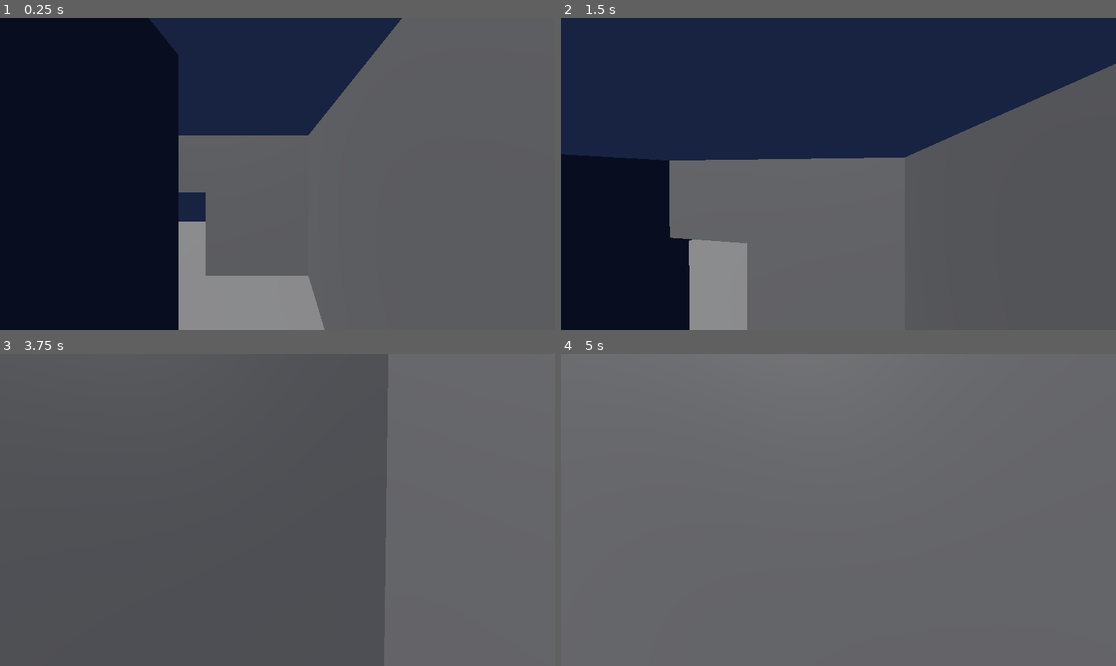
Above: before the commit, frames 1-4 (two rows, left to right).
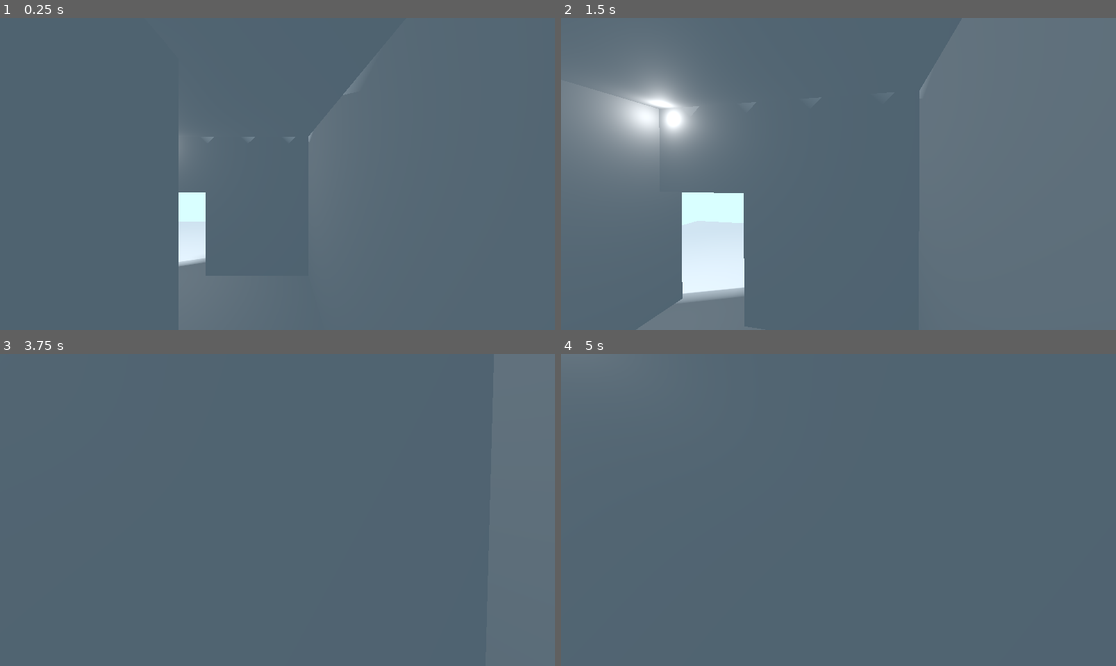
Above: after the commit, the same moments.

Repository: FHorrie/GodotMovement
Game: Godot game, scene res://main.tscn
Same seed, same stepped clock (60 frames per second), same inputs: the game is played once before the commit and once after it.
Inputs (mouse positions are in pixels of both pictures, inside the frame that each line leads up to):
- Up to frame 1 (0.25 s): no input
- Up to frame 2 (1.5 s): tap Enter at 0.5 s; move the mouse to (866, 174) at 0.52 s; hold Shift (crawl) 0.53-1.28 s; hold W (move_forward) from 0.53 s (still down); tap Space (jump) at 0.77 s; move the mouse to (810, 174) at 1.27 s; tap Shift (crawl) at 1.35 s
- Up to frame 3 (3.75 s): keep holding W (move_forward); tap Space (jump) at 1.52, 2.75, 3.02 s; move the mouse to (288, 503) at 2.02 s; hold Shift (crawl) 2.03-2.78 s; move the mouse to (271, 516) at 2.77 s; tap Shift (crawl) at 2.85 s; tap Enter at 3.5 s; move the mouse to (316, 513) at 3.52 s; hold Shift (crawl) from 3.53 s (still down)
- Up to frame 4 (5 s): keep holding W (move_forward); tap Space (jump) at 3.77, 4.25, 4.52 s; move the mouse to (794, 506) at 4.27 s; release Shift (crawl) at 4.28 s; tap Shift (crawl) at 4.35 s

The runs differ from the first frame. In frame 1, 52% of the frame differs, in the area x 0-73%, y 0-100%; in frame 2, 81%, in the area x 0-100%, y 0-100%; in frame 3, 61%; in frame 4, 13%.

Commit message:
Adjusted map to have a skybox and pointlight

Diff:
--- a/main.tscn
+++ b/main.tscn
@@ -2,66 +2,84 @@
 
 [ext_resource type="PackedScene" uid="uid://dqg78sofaixu3" path="res://Player.tscn" id="1_7mttf"]
 
-[sub_resource type="Environment" id="Environment_bsio3"]
+[sub_resource type="Environment" id="Environment_11m7i"]
 background_mode = 1
-background_color = Color(0.0962, 0.13715, 0.26, 1)
+background_color = Color(0.426, 0.5304, 0.6, 1)
+background_energy_multiplier = 2.0
 
 [node name="Main" type="Node3D"]
 
 [node name="WorldEnvironment" type="WorldEnvironment" parent="."]
-environment = SubResource("Environment_bsio3")
+environment = SubResource("Environment_11m7i")
 
-[node name="Floor" type="CSGBox3D" parent="."]
+[node name="DirectionalLight3D" type="DirectionalLight3D" parent="."]
+transform = Transform3D(0.34202, 0.664463, -0.664463, 0, 0.707107, 0.707107, 0.939693, -0.241845, 0.241845, -6.31902, 5.98387, 3.25703)
+light_bake_mode = 1
+shadow_enabled = true
+directional_shadow_mode = 1
+directional_shadow_blend_splits = true
+
+[node name="Map" type="Node3D" parent="."]
+
+[node name="SpawnPoint" type="Node3D" parent="Map"]
+transform = Transform3D(0.486, 0, 0, 0, 1, 0, 0, 0, 1, 1.14126, 1.62132, 2.833)
+
+[node name="Floor" type="CSGBox3D" parent="Map"]
 transform = Transform3D(1, 0, 0, 0, 1, 0, 0, 0, 1, 0, 0.15, 0)
 use_collision = true
 size = Vector3(15, 0.3, 15)
 
-[node name="CSGBox3D2" type="CSGBox3D" parent="."]
+[node name="Floor2" type="CSGBox3D" parent="Map"]
+transform = Transform3D(1, 0, 0, 0, 1, 0, 0, 0, 1, -0.266701, 4.03465, 0.891479)
+use_collision = true
+size = Vector3(5.2202, 0.3, 6.83667)
+
+[node name="CSGBox3D2" type="CSGBox3D" parent="Map"]
 transform = Transform3D(-4.37114e-08, 0, 1, 0, 1.3, 0, -1, 0, -4.37114e-08, -2.67292, 1.96425, -0.429116)
 use_collision = true
 size = Vector3(4, 3, 0.5)
 
-[node name="CSGBox3D4" type="CSGBox3D" parent="."]
+[node name="CSGBox3D4" type="CSGBox3D" parent="Map"]
 transform = Transform3D(-7.21238e-08, 0, 1, 0, 1.3, 0, -1.65, 0, -4.37114e-08, 2.11702, 1.96678, 0.754039)
 use_collision = true
 size = Vector3(4, 3, 0.5)
 
-[node name="CSGBox3D3" type="CSGBox3D" parent="."]
+[node name="CSGBox3D3" type="CSGBox3D" parent="Map"]
 transform = Transform3D(1, 0, 0, 0, 1.3, 0, 0, 0, 1, -0.285021, 1.96425, -2.3)
 use_collision = true
 size = Vector3(5, 3, 0.5)
 
-[node name="CSGBox3D" type="CSGBox3D" parent="CSGBox3D3"]
+[node name="CSGBox3D" type="CSGBox3D" parent="Map/CSGBox3D3"]
 transform = Transform3D(1, 0, 0, 0, 1, 0, 0, 0, 1, -1.55846, -0.602597, 0)
 operation = 2
 size = Vector3(2.12036, 1.94092, 1)
 
-[node name="CSGBox3D5" type="CSGBox3D" parent="."]
+[node name="CSGBox3D5" type="CSGBox3D" parent="Map"]
 transform = Transform3D(0.6, 0, 0, 0, 1.3, 0, 0, 0, 1, -1.25196, 1.96425, 1.45791)
 use_collision = true
 size = Vector3(5, 3, 0.5)
 
-[node name="CSGBox3D7" type="CSGBox3D" parent="."]
+[node name="CSGBox3D7" type="CSGBox3D" parent="Map"]
 transform = Transform3D(-2.36041e-08, 0, -1, 0, 1.3, 0, 0.54, 0, -4.37114e-08, 0.00226235, 1.96425, 2.72034)
 use_collision = true
 size = Vector3(5, 3, 0.5)
 
-[node name="CSGBox3D8" type="CSGBox3D" parent="."]
+[node name="CSGBox3D8" type="CSGBox3D" parent="Map"]
 transform = Transform3D(0.486, 0, 0, 0, 1.3, 0, 0, 0, 1, 1.06386, 1.96425, 4.08763)
 use_collision = true
 size = Vector3(5, 3, 0.5)
 
-[node name="CSGBox3D6" type="CSGBox3D" parent="."]
+[node name="CSGBox3D6" type="CSGBox3D" parent="Map"]
 transform = Transform3D(-2.88495e-08, 0, 5.4, 0, 0.707616, 0, -0.66, 0, -2.36042e-07, 1.02182, 0.850138, 2.54138)
 use_collision = true
 size = Vector3(4, 1.62006, 0.5)
 
-[node name="SpawnPoint" type="Node3D" parent="."]
-transform = Transform3D(0.486, 0, 0, 0, 1, 0, 0, 0, 1, 1.14126, 1.62132, 2.833)
+[node name="OmniLight3D" type="OmniLight3D" parent="Map"]
+transform = Transform3D(1, 0, 0, 0, 1, 0, 0, 0, 1, -2.13717, 3.69989, -1.87456)
+light_energy = 0.8
+light_indirect_energy = 2.0
+omni_range = 7.0
 
 [node name="Player" parent="." instance=ExtResource("1_7mttf")]
 transform = Transform3D(1, 0, 0, 0, 1, 0, 0, 0, 1, 1.07292, 2.46146, 2.75674)
 floor_block_on_wall = false
-
-[node name="DirectionalLight3D" type="DirectionalLight3D" parent="Player"]
-transform = Transform3D(0.707107, 0.612372, -0.353554, 8.7468e-09, 0.5, 0.866025, 0.707107, -0.612372, 0.353554, -7.39194, 3.52241, 0.500288)
